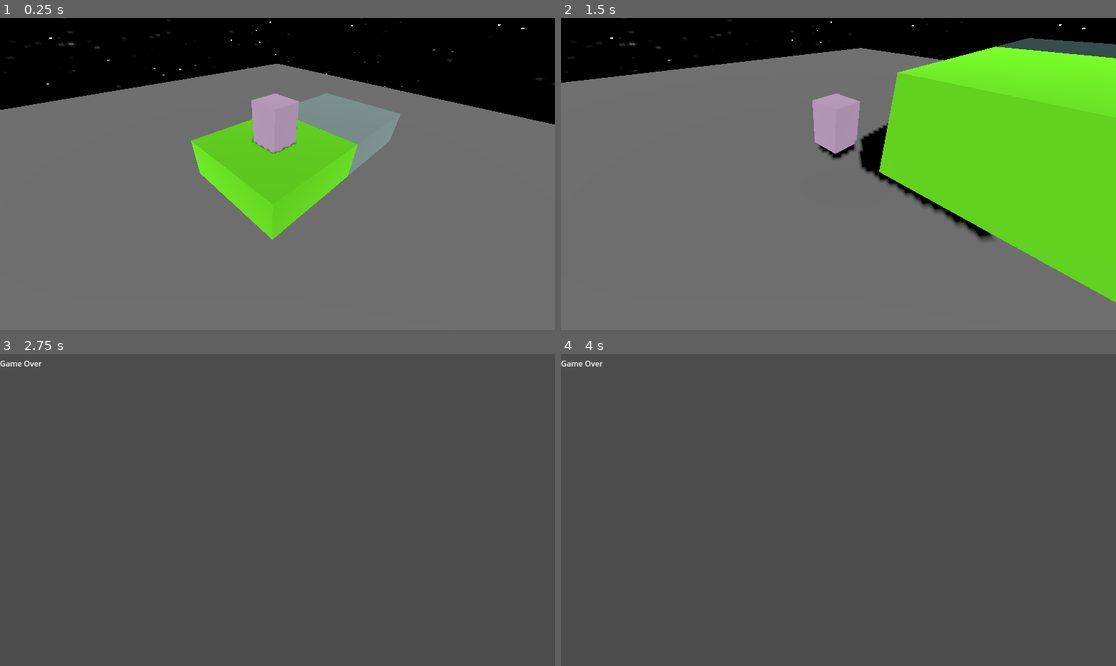
Above: before the commit, frames 1-4 (two rows, left to right).
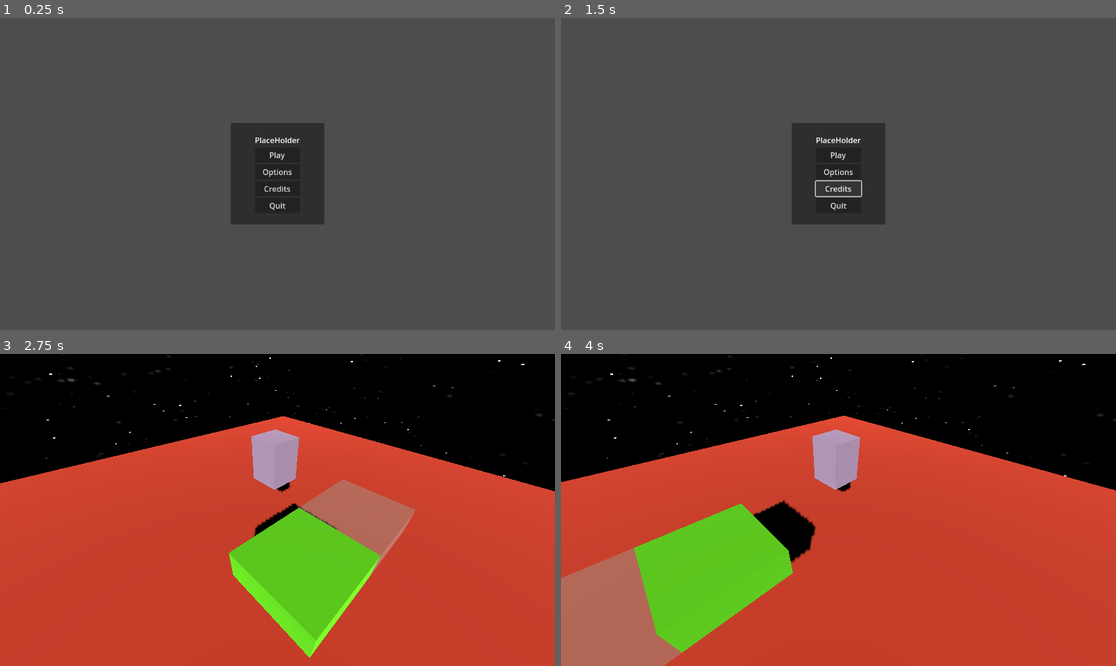
Above: after the commit, the same moments.

Repository: MichellePG/PlaceHolder
Game: Godot game, scene res://ui/MenuInicial.tscn
Same seed, same stepped clock (60 frames per second), same inputs: the game is played once before the commit and once after it. Before the commit the project starts from res://scenes/main.tscn.
Inputs (mouse positions are in pixels of both pictures, inside the frame that each line leads up to):
- Up to frame 1 (0.25 s): no input
- Up to frame 2 (1.5 s): click (838, 170) at 0.5 s, where only the run after the commit has a clickable "Options"; click (838, 189) at 1.25 s, where only the run after the commit has a clickable "Credits"
- Up to frame 3 (2.75 s): click (277, 491) at 2 s, where only the run after the commit has a clickable "Play"
- Up to frame 4 (4 s): hold A (move_right) 2.78-3.53 s; hold Space (place_platform) 2.78-3.53 s; hold S (move_backward) from 3.53 s (still down); tap Space (place_platform) at 3.6 s

The runs differ from the first frame. In frame 1, 100% of the frame differs, in the area x 0-100%, y 0-100%; in frame 2, 99%; in frame 3, 100%; in frame 4, 100%.

Commit message:
Creacion de Menus
Se crea la estructura base de Menu Inicial, Menu de Pausa y Menu de Muerte. Funcionales todos los botones menos los de Options y Credits.

Diff:
--- a/project.godot
+++ b/project.godot
@@ -11,7 +11,7 @@
 [application]
 
 config/name="PlaceHolder"
-run/main_scene="res://scenes/main.tscn"
+run/main_scene="res://ui/MenuInicial.tscn"
 config/features=PackedStringArray("4.2", "Forward Plus")
 config/icon="res://icon.svg"
 
@@ -42,6 +42,11 @@
 "events": [Object(InputEventKey,"resource_local_to_scene":false,"resource_name":"","device":-1,"window_id":0,"alt_pressed":false,"shift_pressed":false,"ctrl_pressed":false,"meta_pressed":false,"pressed":false,"keycode":0,"physical_keycode":32,"key_label":0,"unicode":32,"echo":false,"script":null)
 ]
 }
+pause={
+"deadzone": 0.5,
+"events": [Object(InputEventKey,"resource_local_to_scene":false,"resource_name":"","device":-1,"window_id":0,"alt_pressed":false,"shift_pressed":false,"ctrl_pressed":false,"meta_pressed":false,"pressed":false,"keycode":0,"physical_keycode":4194305,"key_label":0,"unicode":0,"echo":false,"script":null)
+]
+}
 
 [physics]
 
--- /dev/null
+++ b/resources/theme.tres
@@ -0,0 +1,7 @@
+[gd_resource type="Theme" format=3 uid="uid://clfq4uxquk1l2"]
+
+[resource]
+MarginContainer/constants/margin_bottom = 100
+MarginContainer/constants/margin_left = 100
+MarginContainer/constants/margin_right = 100
+MarginContainer/constants/margin_top = 100
--- a/scenes/game_over_screen.tscn
+++ b/scenes/game_over_screen.tscn
@@ -1,6 +1,7 @@
 [gd_scene format=3 uid="uid://bfjq0jm2fo7uv"]
 
 [node name="Game Over Screen" type="MarginContainer"]
+visible = false
 offset_right = 40.0
 offset_bottom = 40.0
 
--- a/scenes/main.gd
+++ b/scenes/main.gd
@@ -32,4 +32,4 @@
 
 func _process(_delta):
 	if personaje.velocity.x == 0 and personaje.velocity.y == 0 and personaje.velocity.z == 0 and personaje.global_position.y <-0.5:
-		get_tree().change_scene_to_file("res://scenes/game_over_screen.tscn")
+		get_tree().change_scene_to_file("res://ui/death_menu.tscn")
--- a/scenes/main.tscn
+++ b/scenes/main.tscn
@@ -1,8 +1,9 @@
-[gd_scene load_steps=9 format=3 uid="uid://dovb6aqn6dyd"]
+[gd_scene load_steps=11 format=3 uid="uid://dovb6aqn6dyd"]
 
 [ext_resource type="Script" path="res://scenes/main.gd" id="1_bvgrb"]
 [ext_resource type="PackedScene" uid="uid://cw0nd7gfg4ecd" path="res://scenes/personaje.tscn" id="2_ucecj"]
 [ext_resource type="Texture2D" uid="uid://dqs43gx4kauoi" path="res://Starfield_01-1024x1024.png" id="3_7pa3i"]
+[ext_resource type="PackedScene" uid="uid://dg7kakf5tw5pu" path="res://ui/pause_menu.tscn" id="3_gadwa"]
 
 [sub_resource type="PanoramaSkyMaterial" id="PanoramaSkyMaterial_11iiv"]
 panorama = ExtResource("3_7pa3i")
@@ -16,7 +17,11 @@
 background_energy_multiplier = 2.11
 sky = SubResource("Sky_1kpkr")
 
+[sub_resource type="StandardMaterial3D" id="StandardMaterial3D_fl11s"]
+albedo_color = Color(1, 0.298039, 0.184314, 1)
+
 [sub_resource type="PlaneMesh" id="PlaneMesh_f4yqr"]
+material = SubResource("StandardMaterial3D_fl11s")
 size = Vector2(25, 25)
 
 [sub_resource type="HeightMapShape3D" id="HeightMapShape3D_ew0dw"]
@@ -38,6 +43,8 @@
 transform = Transform3D(0.703377, -0.454959, 0.546144, 0.0216878, 0.781711, 0.623263, -0.710486, -0.426544, 0.559704, 2.13436, 1.35423, 2.09771)
 fov = 75.7068
 
+[node name="PauseMenu" parent="Personaje" instance=ExtResource("3_gadwa")]
+
 [node name="WorldEnvironment" type="WorldEnvironment" parent="."]
 environment = SubResource("Environment_w7uxu")
 
--- /dev/null
+++ b/scenes/plataforma.gd
@@ -0,0 +1,4 @@
+extends Node3D
+
+func _ready():
+	pass
--- /dev/null
+++ b/ui/MenuInicial.gd
@@ -0,0 +1,22 @@
+extends MarginContainer
+
+
+@onready var play = %Play
+@onready var options = %Options
+@onready var credits = %Credits
+@onready var quit = %Quit
+
+
+# Called when the node enters the scene tree for the first time.
+func _ready():
+
+	play.pressed.connect(_on_play_pressed)
+	quit.pressed.connect(_on_quit_pressed)
+
+# Called every frame. 'delta' is the elapsed time since the previous frame.
+func _on_play_pressed():
+	get_tree().change_scene_to_file("res://scenes/main.tscn")
+
+
+func _on_quit_pressed():
+	get_tree().quit()
--- /dev/null
+++ b/ui/MenuInicial.tscn
@@ -0,0 +1,60 @@
+[gd_scene load_steps=4 format=3 uid="uid://dge13852g02re"]
+
+[ext_resource type="Theme" uid="uid://clfq4uxquk1l2" path="res://resources/theme.tres" id="1_a5r8k"]
+[ext_resource type="Script" path="res://ui/MenuInicial.gd" id="2_xy7g5"]
+
+[sub_resource type="Theme" id="Theme_jjo7f"]
+MarginContainer/constants/margin_bottom = 24
+MarginContainer/constants/margin_left = 50
+MarginContainer/constants/margin_right = 50
+MarginContainer/constants/margin_top = 24
+
+[node name="MarginContainer" type="MarginContainer"]
+anchors_preset = 15
+anchor_right = 1.0
+anchor_bottom = 1.0
+grow_horizontal = 2
+grow_vertical = 2
+theme = ExtResource("1_a5r8k")
+theme_override_constants/margin_left = 100
+theme_override_constants/margin_top = 100
+theme_override_constants/margin_right = 100
+theme_override_constants/margin_bottom = 100
+script = ExtResource("2_xy7g5")
+
+[node name="PanelContainer" type="PanelContainer" parent="."]
+layout_mode = 2
+size_flags_horizontal = 4
+size_flags_vertical = 4
+
+[node name="MarginContainer" type="MarginContainer" parent="PanelContainer"]
+layout_mode = 2
+theme = SubResource("Theme_jjo7f")
+
+[node name="VBoxContainer" type="VBoxContainer" parent="PanelContainer/MarginContainer"]
+layout_mode = 2
+
+[node name="Label" type="Label" parent="PanelContainer/MarginContainer/VBoxContainer"]
+layout_mode = 2
+text = "PlaceHolder"
+horizontal_alignment = 1
+
+[node name="Play" type="Button" parent="PanelContainer/MarginContainer/VBoxContainer"]
+unique_name_in_owner = true
+layout_mode = 2
+text = "Play"
+
+[node name="Options" type="Button" parent="PanelContainer/MarginContainer/VBoxContainer"]
+unique_name_in_owner = true
+layout_mode = 2
+text = "Options"
+
+[node name="Credits" type="Button" parent="PanelContainer/MarginContainer/VBoxContainer"]
+unique_name_in_owner = true
+layout_mode = 2
+text = "Credits"
+
+[node name="Quit" type="Button" parent="PanelContainer/MarginContainer/VBoxContainer"]
+unique_name_in_owner = true
+layout_mode = 2
+text = "Quit"
--- /dev/null
+++ b/ui/death_menu.gd
@@ -0,0 +1,25 @@
+extends CanvasLayer
+
+@onready var play_again = %PlayAgain
+@onready var options = %Options
+@onready var main_menu = %MainMenu
+@onready var quit = %Quit
+
+
+# Called when the node enters the scene tree for the first time.
+func _ready():
+	play_again.pressed.connect(_on_play_again_pressed)
+	main_menu.pressed.connect(_on_main_menu_pressed)
+	quit.pressed.connect(_on_quit_pressed)
+
+# Called every frame. 'delta' is the elapsed time since the previous frame.
+func _on_play_again_pressed():
+	get_tree().change_scene_to_file("res://scenes/main.tscn")
+
+func _on_main_menu_pressed():
+	get_tree().paused = false
+	get_tree().change_scene_to_file("res://ui/MenuInicial.tscn")
+
+
+func _on_quit_pressed():
+	get_tree().quit()
--- /dev/null
+++ b/ui/death_menu.tscn
@@ -0,0 +1,48 @@
+[gd_scene load_steps=2 format=3 uid="uid://dusc80w3wr4st"]
+
+[ext_resource type="Script" path="res://ui/death_menu.gd" id="1_8biaq"]
+
+[node name="DeathMenu" type="CanvasLayer"]
+script = ExtResource("1_8biaq")
+
+[node name="MarginContainer" type="MarginContainer" parent="."]
+process_mode = 3
+anchors_preset = 8
+anchor_left = 0.5
+anchor_top = 0.5
+anchor_right = 0.5
+anchor_bottom = 0.5
+offset_left = -48.0
+offset_top = -81.5
+offset_right = 48.0
+offset_bottom = 81.5
+grow_horizontal = 2
+grow_vertical = 2
+
+[node name="VBoxContainer" type="VBoxContainer" parent="MarginContainer"]
+layout_mode = 2
+
+[node name="Label" type="Label" parent="MarginContainer/VBoxContainer"]
+layout_mode = 2
+text = "Game Over!"
+horizontal_alignment = 1
+
+[node name="PlayAgain" type="Button" parent="MarginContainer/VBoxContainer"]
+unique_name_in_owner = true
+layout_mode = 2
+text = "Play Again"
+
+[node name="Options" type="Button" parent="MarginContainer/VBoxContainer"]
+unique_name_in_owner = true
+layout_mode = 2
+text = "Options"
+
+[node name="MainMenu" type="Button" parent="MarginContainer/VBoxContainer"]
+unique_name_in_owner = true
+layout_mode = 2
+text = "Main Menu"
+
+[node name="Quit" type="Button" parent="MarginContainer/VBoxContainer"]
+unique_name_in_owner = true
+layout_mode = 2
+text = "Quit"
--- /dev/null
+++ b/ui/pause_menu.gd
@@ -0,0 +1,34 @@
+extends CanvasLayer
+
+@onready var resume = %Resume
+@onready var options = %Options
+@onready var main_menu = %MainMenu
+@onready var quit = %Quit
+
+
+# Called when the node enters the scene tree for the first time.
+func _ready():
+
+	resume.pressed.connect(_on_resume_pressed)
+	main_menu.pressed.connect(_on_main_menu_pressed)
+	quit.pressed.connect(_on_quit_pressed)
+	hide()
+
+# Called every frame. 'delta' is the elapsed time since the previous frame.
+func _on_resume_pressed():
+	get_tree().paused = false
+	hide()
+
+func _input(event: InputEvent) -> void:
+	if event.is_action_pressed("pause"):
+		get_tree().paused = !get_tree().paused
+		visible = get_tree().paused
+
+func _on_main_menu_pressed():
+	get_tree().paused = false
+	get_tree().change_scene_to_file("res://ui/MenuInicial.tscn")
+
+
+
+func _on_quit_pressed():
+	get_tree().quit()
--- /dev/null
+++ b/ui/pause_menu.tscn
@@ -0,0 +1,48 @@
+[gd_scene load_steps=2 format=3 uid="uid://dg7kakf5tw5pu"]
+
+[ext_resource type="Script" path="res://ui/pause_menu.gd" id="1_qiy4o"]
+
+[node name="PauseMenu" type="CanvasLayer"]
+script = ExtResource("1_qiy4o")
+
+[node name="MarginContainer" type="MarginContainer" parent="."]
+process_mode = 3
+anchors_preset = 8
+anchor_left = 0.5
+anchor_top = 0.5
+anchor_right = 0.5
+anchor_bottom = 0.5
+offset_left = -47.0
+offset_top = -81.5
+offset_right = 47.0
+offset_bottom = 81.5
+grow_horizontal = 2
+grow_vertical = 2
+
+[node name="VBoxContainer" type="VBoxContainer" parent="MarginContainer"]
+layout_mode = 2
+
+[node name="Label" type="Label" parent="MarginContainer/VBoxContainer"]
+layout_mode = 2
+text = "Pause"
+horizontal_alignment = 1
+
+[node name="Resume" type="Button" parent="MarginContainer/VBoxContainer"]
+unique_name_in_owner = true
+layout_mode = 2
+text = "Resume"
+
+[node name="Options" type="Button" parent="MarginContainer/VBoxContainer"]
+unique_name_in_owner = true
+layout_mode = 2
+text = "Options"
+
+[node name="MainMenu" type="Button" parent="MarginContainer/VBoxContainer"]
+unique_name_in_owner = true
+layout_mode = 2
+text = "Main Menu"
+
+[node name="Quit" type="Button" parent="MarginContainer/VBoxContainer"]
+unique_name_in_owner = true
+layout_mode = 2
+text = "Quit"
Not shown, added: scenes/per8191.tmp
